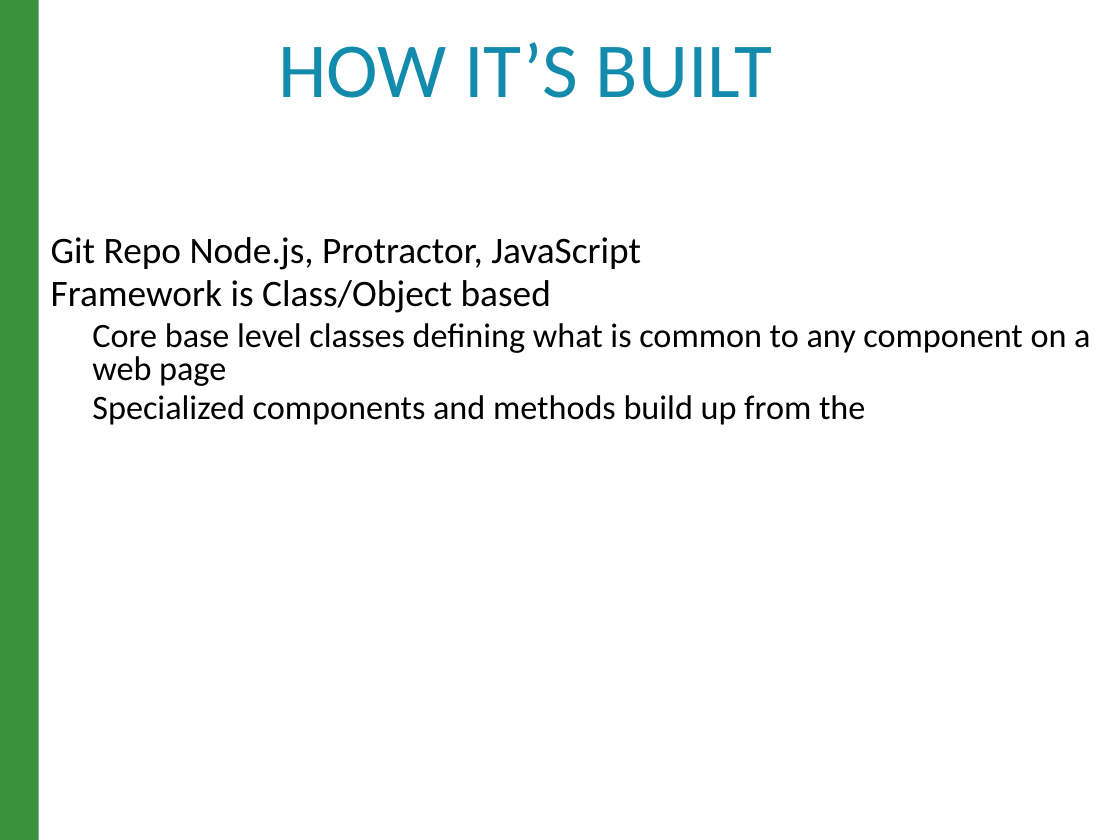
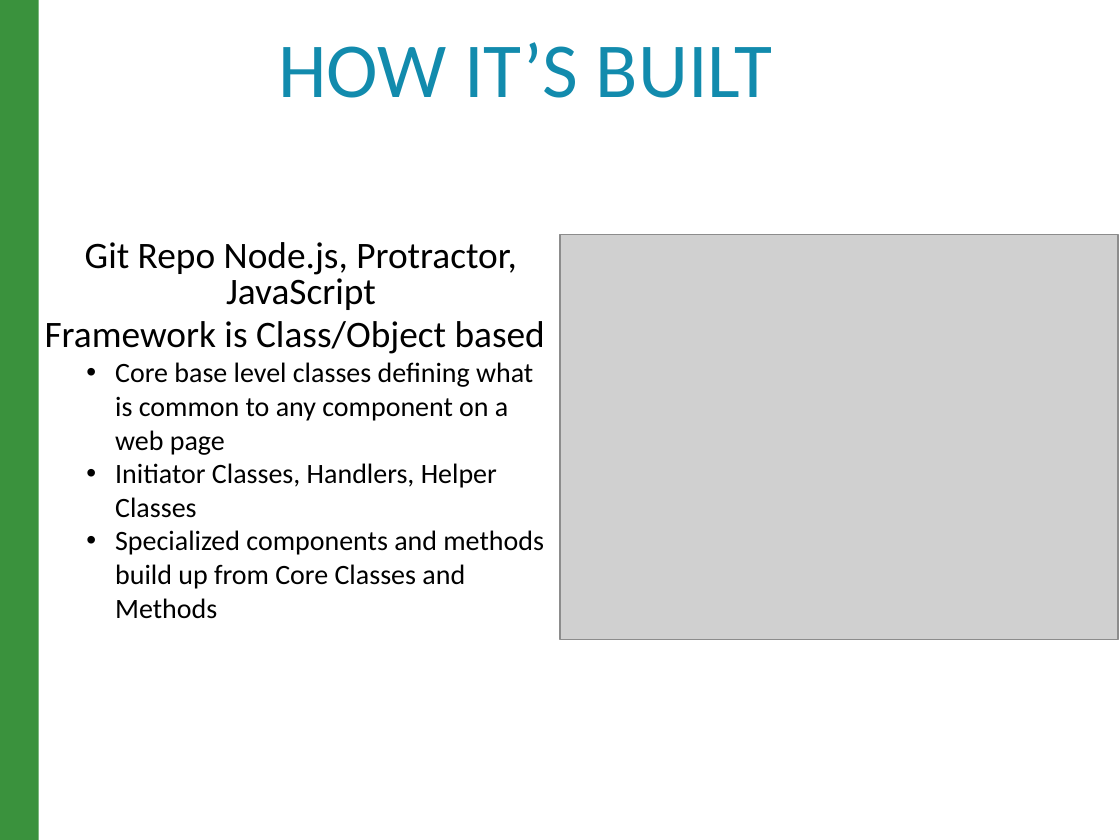
Before and after one commit to raghav9329/mainProf, a slide deck: slide 8 of CurrentWork_Delta/CX_StrategyPowerPoint.pptx (slide 7 before the commit). Drawn at 1120x840 pixels with LibreOffice and Linux fonts; fonts in the diff are those of the drawing; grey boxes stand for pictures. Boxes give left, top, right and bottom in pixels: in the first picture for what was removed or moved away, otherwise in the second. Text is boxed around its words. In the diff, an @@ line names an element or a change of style, - is before the commit and + after.

```diff
--- a/CurrentWork_Delta/CX_StrategyPowerPoint.pptx
+++ b/CurrentWork_Delta/CX_StrategyPowerPoint.pptx
@@ picture added at box(560, 234, 1118, 640) @@
@@ text at box(85, 242, 533, 455): size 22 to 18 pt in "Core base level classes defining what is ..."; alignment left to centre; bullet none to •; line spacing 0.8 to 1; less space between paragraphs @@
@@ text at box(115, 463, 544, 619): text changed; size 22 to 18 pt @@
-  Specialized components and methods build up from the
+  • Initiator Classes, Handlers, Helper Classes
+  • Specialized components and methods build up from Core Classes and Methods
```
Also in this commit, not shown: 8 other slides changed, 5 slides added, 3 slides removed, 9 other files.
